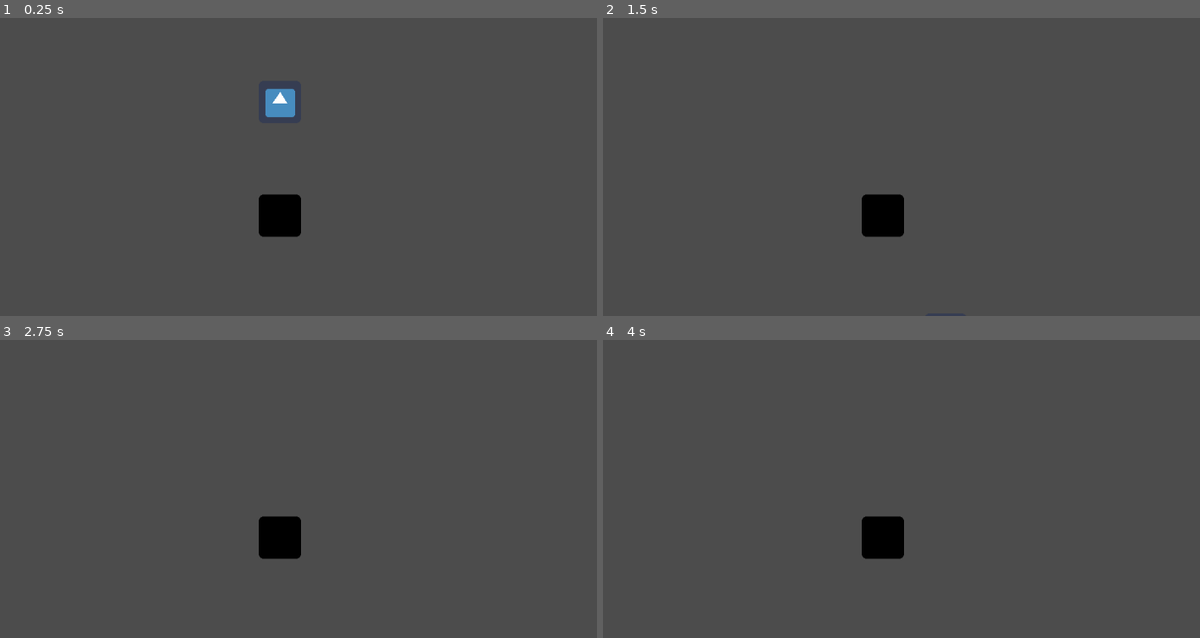
Above: before the commit, frames 1-4 (two rows, left to right).
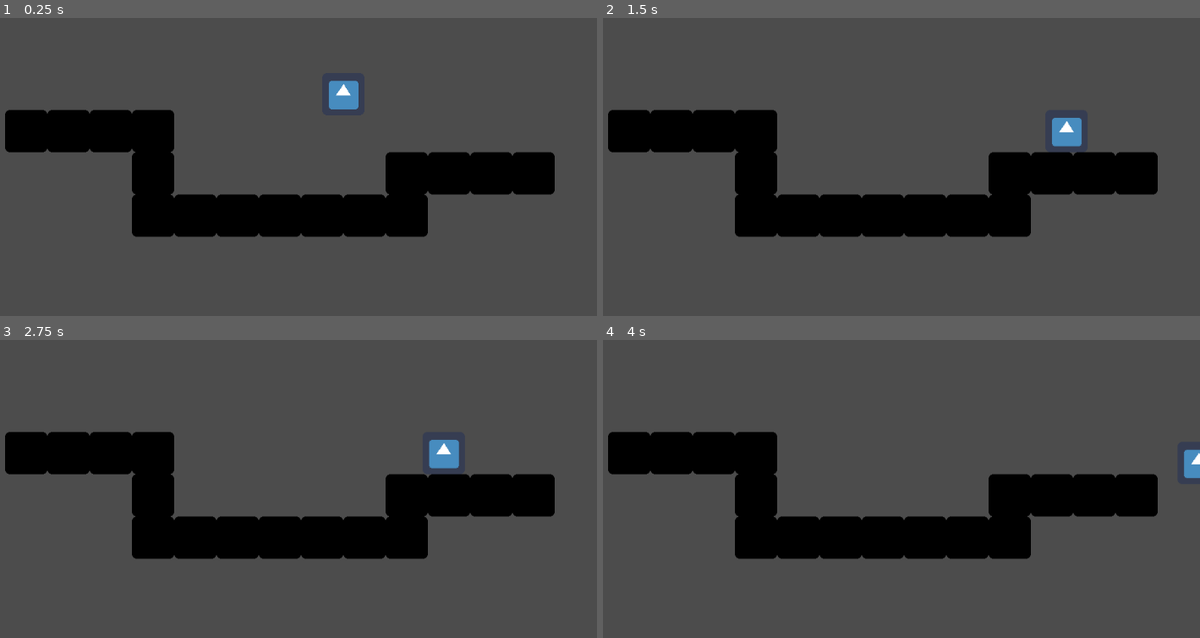
Above: after the commit, the same moments.

Repository: oypma/DirtPlatformer
Game: Godot game, scene res://World.tscn
The game is run twice, just before and just after one commit, with the same random seed, the same clock (stepped at 60 frames per second) and the same inputs. The engine's default icon, where the game draws it, is replaced by a stand-in: a white triangle on a blue panel in a dark square.
Inputs:
- Up to frame 1 (0.25 s): no input
- Up to frame 2 (1.5 s): hold Right (ui_right) from 0.53 s (still down); tap Up (ui_up) at 0.6, 0.77, 1.07, 1.35 s
- Up to frame 3 (2.75 s): tap Up (ui_up) at 1.52, 1.82, 2.1 s; release Right (ui_right) at 2.03 s; hold Left (ui_left) from 2.03 s (still down)
- Up to frame 4 (4 s): release Left (ui_left) at 2.78 s; hold Right (ui_right) from 2.78 s (still down); tap Up (ui_up) at 2.85, 3.02, 3.32, 3.6, 3.77 s

The runs differ from the first frame. In frame 1, 16% of the frame differs, in the area x 0-93%, y 21-74%; in frame 2, 16%; in frame 3, 16%; in frame 4, 15%.

Commit message:
nu kan man gå rundt

Diff:
--- a/Player.gd
+++ b/Player.gd
@@ -1,18 +1,25 @@
 extends KinematicBody2D
 
-
+const UP = Vector2(0, -1)
+const GRAVITY = 20
+const SPEED = 200
+const JUMP_HEIGHT = -550
 var motion = Vector2()
 
 func _physics_process(delta):
-	motion.y += 10
+	motion.y += GRAVITY
 
 	if Input.is_action_pressed("ui_right"):
-		motion.x = 100
+		motion.x = SPEED
 	elif Input.is_action_pressed("ui_left"):
-		motion.x = -100
+		motion.x = -SPEED
 	else:
 		motion.x = 0
 
-	move_and_slide(motion)
+	if is_on_floor():
+		if Input.is_action_just_pressed("ui_up"):
+			motion.y = JUMP_HEIGHT
+
+	motion = move_and_slide(motion, UP)
 
 	pass
--- a/World.tscn
+++ b/World.tscn
@@ -12,7 +12,7 @@
 [node name="World" type="Node"]
 
 [node name="Player" type="KinematicBody2D" parent="."]
-position = Vector2( 544, 256 )
+position = Vector2( 640, 224 )
 script = ExtResource( 2 )
 __meta__ = {
 "_edit_group_": true
@@ -24,15 +24,212 @@
 [node name="CollisionShape2D" type="CollisionShape2D" parent="Player"]
 shape = SubResource( 1 )
 
-[node name="Wall" type="StaticBody2D" parent="."]
+[node name="Walls" type="Node" parent="."]
+
+[node name="Wall" type="StaticBody2D" parent="Walls"]
 position = Vector2( 544, 448 )
 __meta__ = {
 "_edit_group_": true
 }
 
-[node name="Sprite" type="Sprite" parent="Wall"]
-modulate = Color( 0, 0, 0, 1 )
-texture = ExtResource( 1 )
-
-[node name="CollisionShape2D" type="CollisionShape2D" parent="Wall"]
-shape = SubResource( 2 )
+[node name="Sprite" type="Sprite" parent="Walls/Wall"]
+modulate = Color( 0, 0, 0, 1 )
+texture = ExtResource( 1 )
+
+[node name="CollisionShape2D" type="CollisionShape2D" parent="Walls/Wall"]
+shape = SubResource( 2 )
+
+[node name="Wall2" type="StaticBody2D" parent="Walls"]
+position = Vector2( 672, 448 )
+__meta__ = {
+"_edit_group_": true
+}
+
+[node name="Sprite" type="Sprite" parent="Walls/Wall2"]
+modulate = Color( 0, 0, 0, 1 )
+texture = ExtResource( 1 )
+
+[node name="CollisionShape2D" type="CollisionShape2D" parent="Walls/Wall2"]
+shape = SubResource( 2 )
+
+[node name="Wall3" type="StaticBody2D" parent="Walls"]
+position = Vector2( 608, 448 )
+__meta__ = {
+"_edit_group_": true
+}
+
+[node name="Sprite" type="Sprite" parent="Walls/Wall3"]
+modulate = Color( 0, 0, 0, 1 )
+texture = ExtResource( 1 )
+
+[node name="CollisionShape2D" type="CollisionShape2D" parent="Walls/Wall3"]
+shape = SubResource( 2 )
+
+[node name="Wall4" type="StaticBody2D" parent="Walls"]
+position = Vector2( 736, 448 )
+__meta__ = {
+"_edit_group_": true
+}
+
+[node name="Sprite" type="Sprite" parent="Walls/Wall4"]
+modulate = Color( 0, 0, 0, 1 )
+texture = ExtResource( 1 )
+
+[node name="CollisionShape2D" type="CollisionShape2D" parent="Walls/Wall4"]
+shape = SubResource( 2 )
+
+[node name="Wall5" type="StaticBody2D" parent="Walls"]
+position = Vector2( 864, 384 )
+__meta__ = {
+"_edit_group_": true
+}
+
+[node name="Sprite" type="Sprite" parent="Walls/Wall5"]
+modulate = Color( 0, 0, 0, 1 )
+texture = ExtResource( 1 )
+
+[node name="CollisionShape2D" type="CollisionShape2D" parent="Walls/Wall5"]
+shape = SubResource( 2 )
+
+[node name="Wall6" type="StaticBody2D" parent="Walls"]
+position = Vector2( 800, 384 )
+__meta__ = {
+"_edit_group_": true
+}
+
+[node name="Sprite" type="Sprite" parent="Walls/Wall6"]
+modulate = Color( 0, 0, 0, 1 )
+texture = ExtResource( 1 )
+
+[node name="CollisionShape2D" type="CollisionShape2D" parent="Walls/Wall6"]
+shape = SubResource( 2 )
+
+[node name="Wall9" type="StaticBody2D" parent="Walls"]
+position = Vector2( 928, 384 )
+__meta__ = {
+"_edit_group_": true
+}
+
+[node name="Sprite" type="Sprite" parent="Walls/Wall9"]
+modulate = Color( 0, 0, 0, 1 )
+texture = ExtResource( 1 )
+
+[node name="CollisionShape2D" type="CollisionShape2D" parent="Walls/Wall9"]
+shape = SubResource( 2 )
+
+[node name="Wall10" type="StaticBody2D" parent="Walls"]
+position = Vector2( 480, 448 )
+__meta__ = {
+"_edit_group_": true
+}
+
+[node name="Sprite" type="Sprite" parent="Walls/Wall10"]
+modulate = Color( 0, 0, 0, 1 )
+texture = ExtResource( 1 )
+
+[node name="CollisionShape2D" type="CollisionShape2D" parent="Walls/Wall10"]
+shape = SubResource( 2 )
+
+[node name="Wall7" type="StaticBody2D" parent="Walls"]
+position = Vector2( 736, 384 )
+__meta__ = {
+"_edit_group_": true
+}
+
+[node name="Sprite" type="Sprite" parent="Walls/Wall7"]
+modulate = Color( 0, 0, 0, 1 )
+texture = ExtResource( 1 )
+
+[node name="CollisionShape2D" type="CollisionShape2D" parent="Walls/Wall7"]
+shape = SubResource( 2 )
+
+[node name="Wall8" type="StaticBody2D" parent="Walls"]
+position = Vector2( 416, 448 )
+__meta__ = {
+"_edit_group_": true
+}
+
+[node name="Sprite" type="Sprite" parent="Walls/Wall8"]
+modulate = Color( 0, 0, 0, 1 )
+texture = ExtResource( 1 )
+
+[node name="CollisionShape2D" type="CollisionShape2D" parent="Walls/Wall8"]
+shape = SubResource( 2 )
+
+[node name="Wall11" type="StaticBody2D" parent="Walls"]
+position = Vector2( 352, 448 )
+__meta__ = {
+"_edit_group_": true
+}
+
+[node name="Sprite" type="Sprite" parent="Walls/Wall11"]
+modulate = Color( 0, 0, 0, 1 )
+texture = ExtResource( 1 )
+
+[node name="CollisionShape2D" type="CollisionShape2D" parent="Walls/Wall11"]
+shape = SubResource( 2 )
+
+[node name="Wall12" type="StaticBody2D" parent="Walls"]
+position = Vector2( 352, 384 )
+__meta__ = {
+"_edit_group_": true
+}
+
+[node name="Sprite" type="Sprite" parent="Walls/Wall12"]
+modulate = Color( 0, 0, 0, 1 )
+texture = ExtResource( 1 )
+
+[node name="CollisionShape2D" type="CollisionShape2D" parent="Walls/Wall12"]
+shape = SubResource( 2 )
+
+[node name="Wall13" type="StaticBody2D" parent="Walls"]
+position = Vector2( 352, 320 )
+__meta__ = {
+"_edit_group_": true
+}
+
+[node name="Sprite" type="Sprite" parent="Walls/Wall13"]
+modulate = Color( 0, 0, 0, 1 )
+texture = ExtResource( 1 )
+
+[node name="CollisionShape2D" type="CollisionShape2D" parent="Walls/Wall13"]
+shape = SubResource( 2 )
+
+[node name="Wall14" type="StaticBody2D" parent="Walls"]
+position = Vector2( 224, 320 )
+__meta__ = {
+"_edit_group_": true
+}
+
+[node name="Sprite" type="Sprite" parent="Walls/Wall14"]
+modulate = Color( 0, 0, 0, 1 )
+texture = ExtResource( 1 )
+
+[node name="CollisionShape2D" type="CollisionShape2D" parent="Walls/Wall14"]
+shape = SubResource( 2 )
+
+[node name="Wall16" type="StaticBody2D" parent="Walls"]
+position = Vector2( 160, 320 )
+__meta__ = {
+"_edit_group_": true
+}
+
+[node name="Sprite" type="Sprite" parent="Walls/Wall16"]
+modulate = Color( 0, 0, 0, 1 )
+texture = ExtResource( 1 )
+
+[node name="CollisionShape2D" type="CollisionShape2D" parent="Walls/Wall16"]
+shape = SubResource( 2 )
+
+[node name="Wall15" type="StaticBody2D" parent="Walls"]
+position = Vector2( 288, 320 )
+__meta__ = {
+"_edit_group_": true
+}
+
+[node name="Sprite" type="Sprite" parent="Walls/Wall15"]
+modulate = Color( 0, 0, 0, 1 )
+texture = ExtResource( 1 )
+
+[node name="CollisionShape2D" type="CollisionShape2D" parent="Walls/Wall15"]
+shape = SubResource( 2 )
--- a/project.godot
+++ b/project.godot
@@ -35,6 +35,13 @@
 , Object(InputEventKey,"resource_local_to_scene":false,"resource_name":"","device":0,"alt":false,"shift":false,"control":false,"meta":false,"command":false,"pressed":false,"scancode":68,"unicode":0,"echo":false,"script":null)
  ]
 }
+ui_up={
+"deadzone": 0.5,
+"events": [ Object(InputEventKey,"resource_local_to_scene":false,"resource_name":"","device":0,"alt":false,"shift":false,"control":false,"meta":false,"command":false,"pressed":false,"scancode":16777232,"unicode":0,"echo":false,"script":null)
+, Object(InputEventJoypadButton,"resource_local_to_scene":false,"resource_name":"","device":0,"button_index":12,"pressure":0.0,"pressed":false,"script":null)
+, Object(InputEventKey,"resource_local_to_scene":false,"resource_name":"","device":0,"alt":false,"shift":false,"control":false,"meta":false,"command":false,"pressed":false,"scancode":87,"unicode":0,"echo":false,"script":null)
+ ]
+}
 
 [rendering]
 
